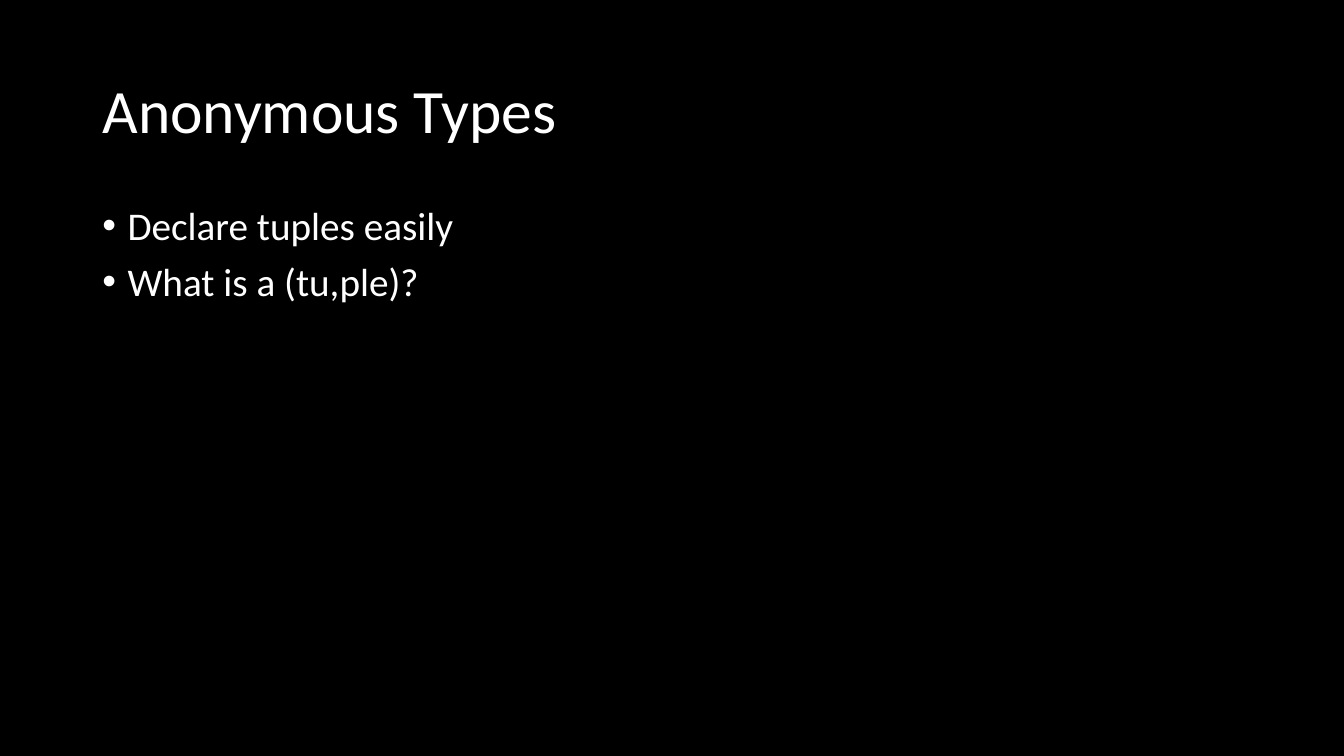
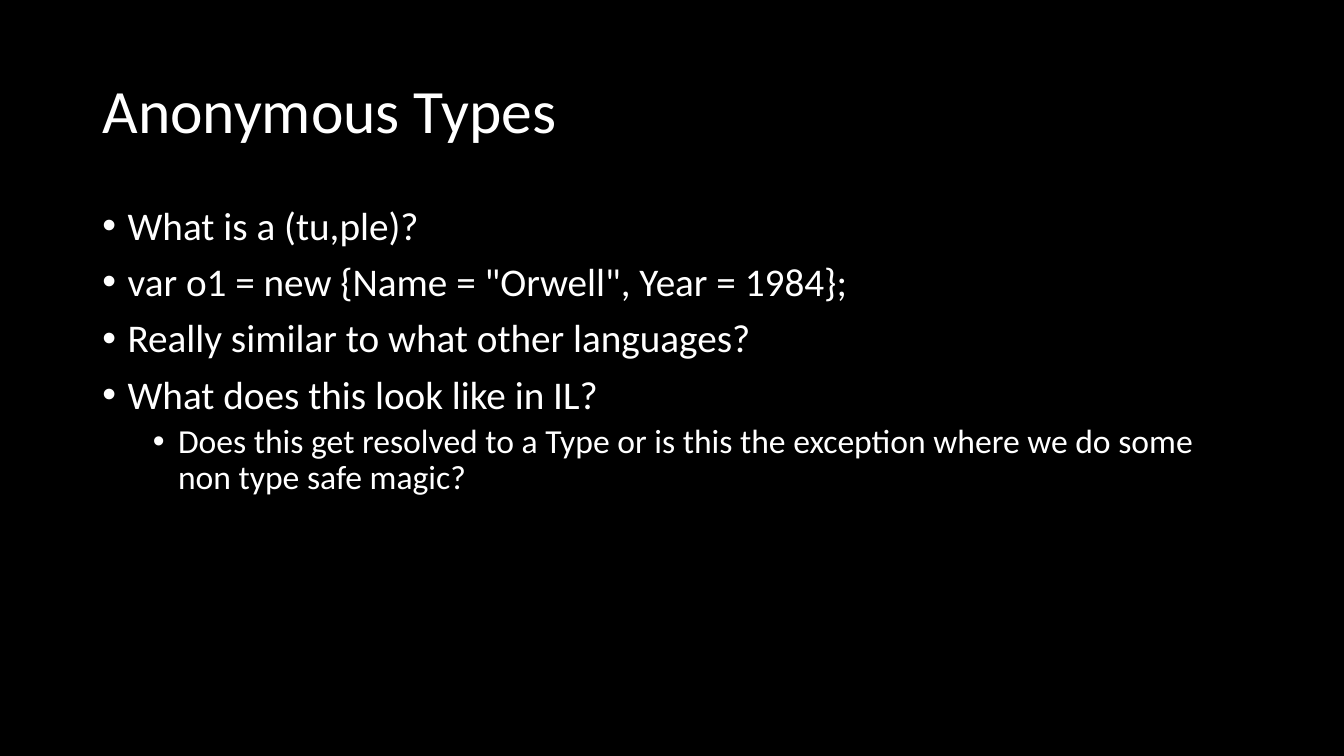
Before and after one commit to microsoft/Flash_University, a slide deck: slide 9 of CLR_via_CSharp/Chapter 10 - Properties/Properties.pptx. Drawn at 1344x756 pixels with LibreOffice and Linux fonts; fonts in the diff are those of the drawing. Boxes give left, top, right and bottom in pixels: in the first picture for what was removed or moved away, otherwise in the second. Text is boxed around its words. In the diff, an @@ line names an element or a change of style, - is before the commit and + after.

```diff
--- a/CLR_via_CSharp/Chapter 10 - Properties/Properties.pptx
+++ b/CLR_via_CSharp/Chapter 10 - Properties/Properties.pptx
@@ text at (128, 212, 453, 247): paragraph removed @@
-• Declare tuples easily
@@ text at (128, 267, 1192, 495): paragraphs added @@
+• var o1 = new {Name = "Orwell", Year = 1984};
+• Really similar to what other languages?
+• What does this look like in IL?
+  • Does this get resolved to a Type or is this the exception where we do some non type safe magic?
```
Also in this commit, not shown: 2 slides added, 5 other files.
